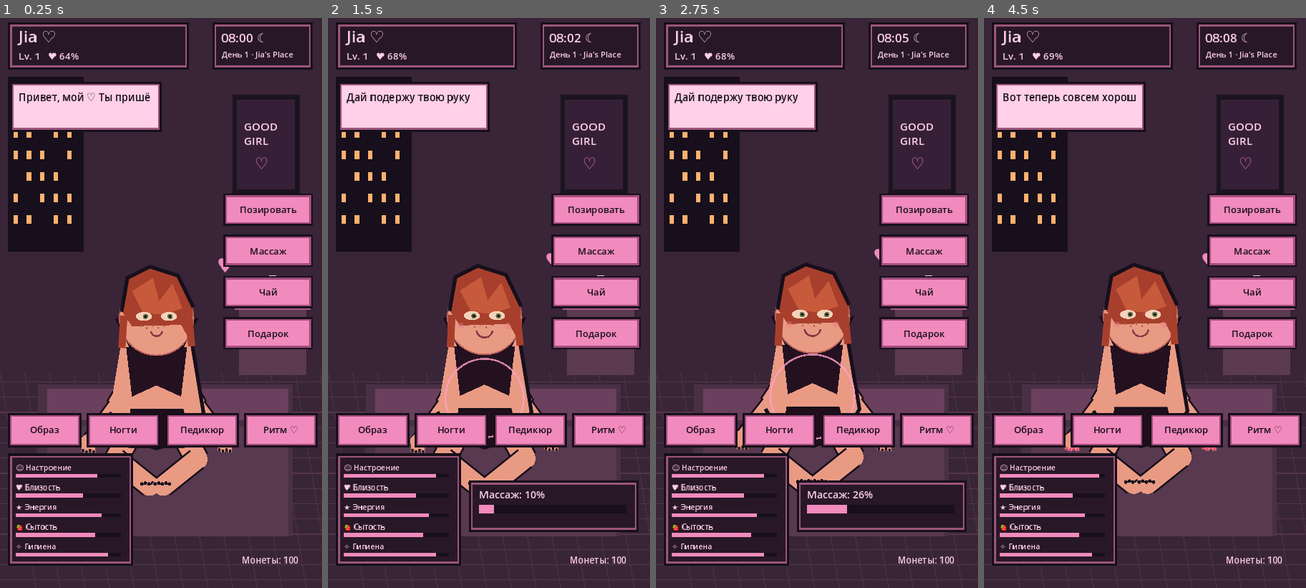
Above: before the commit, frames 1-4 (left to right).
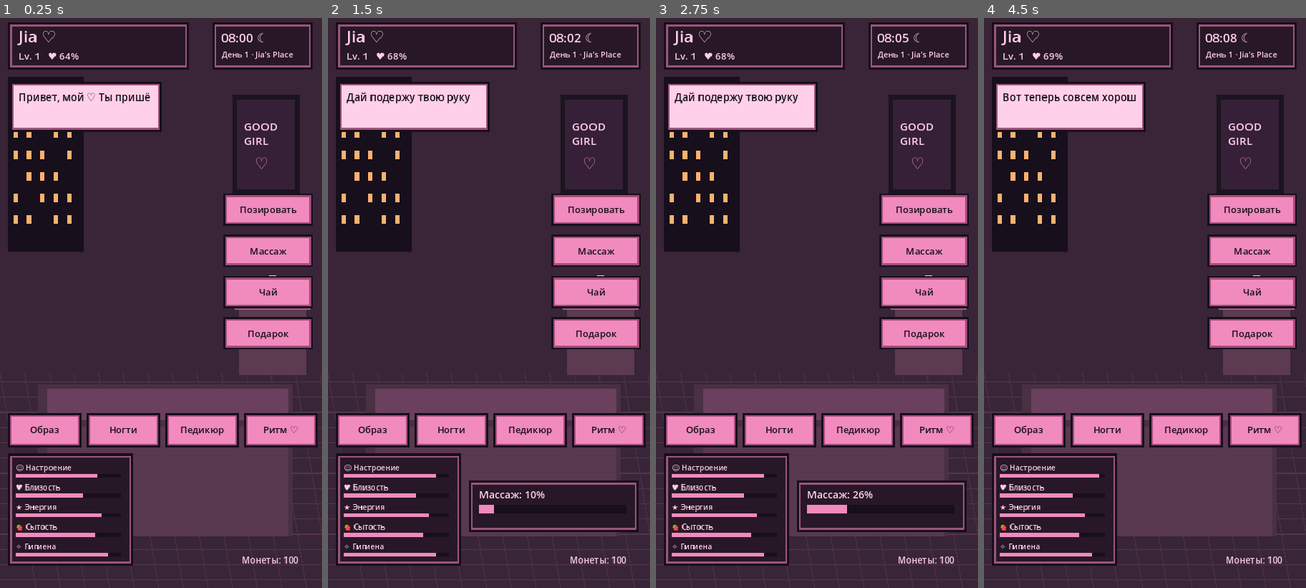
Above: after the commit, the same moments.

Repository: babymurderr0711/jia-android
Game: Godot game, scene res://Main.tscn
The game is run twice, just before and just after one commit, with the same random seed, the same clock (stepped at 60 frames per second) and the same inputs.
Inputs (mouse positions are in pixels of both pictures, inside the frame that each line leads up to):
- Up to frame 1 (0.25 s): no input
- Up to frame 2 (1.5 s): move the mouse to (559, 274) at 0.52 s; click (559, 274) at 0.67 s; drag from (424, 331) to (472, 417) at 1.27 s
- Up to frame 3 (2.75 s): move the mouse to (849, 177) at 2.02 s; click (849, 177) at 2.17 s
- Up to frame 4 (4.5 s): drag from (1128, 417) to (1048, 217) at 2.77 s; move the mouse to (1241, 388) at 3.52 s; click (1241, 388) at 3.67 s; drag from (1048, 217) to (1096, 160) at 4.27 s

The runs differ from the first frame. In frame 1, 7.5% of the frame differs, in the area x 25-72%, y 42-84%; in frame 2, 7.2%; in frame 3, 7.4%; in frame 4, 7.6%, in the area x 25-73%, y 41-84%.
Error after the commit: Attempt to call function 'set_appearance' in base 'null instance' on a null instance. (res://main.gd:583)

Commit message:
Connect the animated Skeleton2D character rig to gameplay state

Diff:
--- a/godot/main.gd
+++ b/godot/main.gd
@@ -56,6 +56,7 @@
 var rhythm_target := Vector2(360, 520)
 var rhythm_cooldown := 0.0
 var pending_touch_zone := "body"
+@onready var character_rig: JiaSkeletonRig = $CharacterRig
 var dialogue_index := 0
 const DIALOGUE_LINES := [
 	"Как прошёл твой день? Я внимательно слушаю ♡",
@@ -72,6 +73,7 @@
 	outfit_index = maxi(0, outfit_ids.find(JiaWorld.outfit_id))
 	JiaWorld.event_started.connect(_on_world_event)
 	_sync_world_state()
+	character_rig.set_pose(pose_index)
 	get_viewport().size_changed.connect(queue_redraw)
 	queue_redraw()
 
@@ -156,7 +158,6 @@
 	var scale := minf(s.x / 720.0, s.y / 1280.0)
 	draw_set_transform(Vector2((s.x - 720.0 * scale) * 0.5, (s.y - 1280.0 * scale) * 0.5), 0.0, Vector2.ONE * scale)
 	_draw_room()
-	_draw_character()
 	_draw_ui()
 
 func _draw_room() -> void:
@@ -510,6 +511,7 @@
 
 func _next_pose() -> void:
 	pose_index = (pose_index + 1) % pose_names.size()
+	character_rig.set_pose(pose_index)
 	pose_editor = false
 	arm_pose = 0.0
 	leg_pose = 0.0
@@ -577,6 +579,8 @@
 	game_minutes = JiaWorld.minutes
 	manicure = JiaWorld.nail_style % 4
 	pedicure = JiaWorld.toe_style % 4
+	var wardrobe_colors := [Color("#24111f"), Color("#5b1c38"), Color("#27344b"), Color("#6b4a35")]
+	character_rig.set_appearance(wardrobe_colors[outfit_index % wardrobe_colors.size()], manicure, pedicure, expression)
 
 func _on_world_event(_event_id: String, title: String, line: String) -> void:
 	action_text = title + ": " + line
